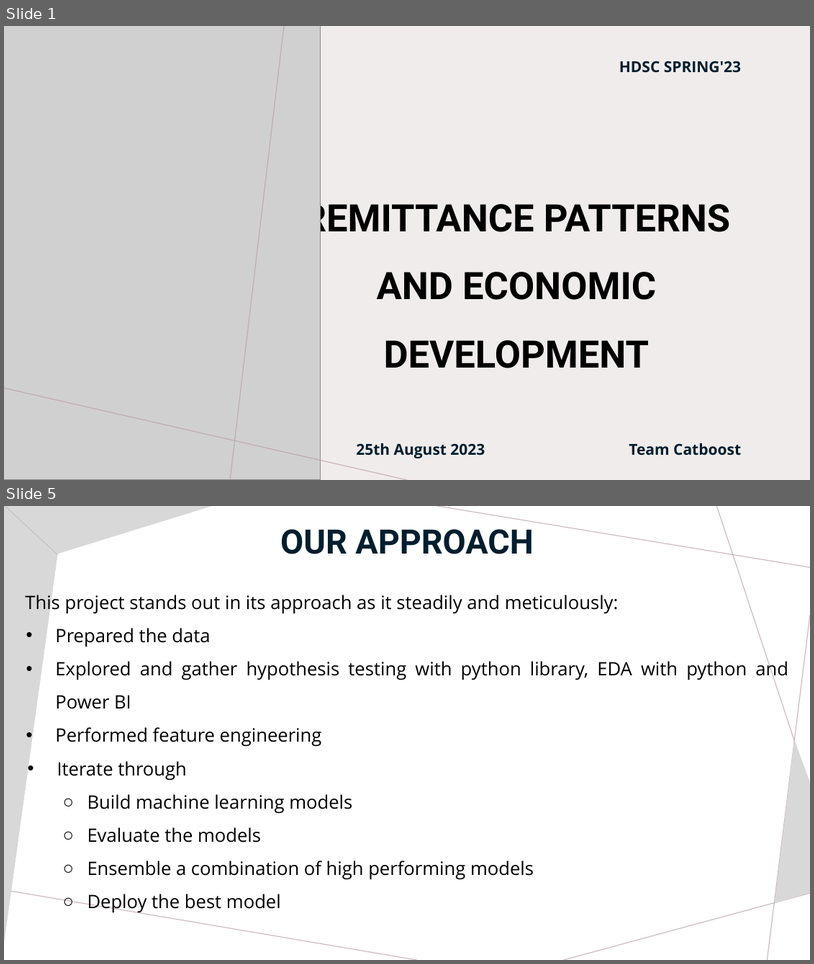
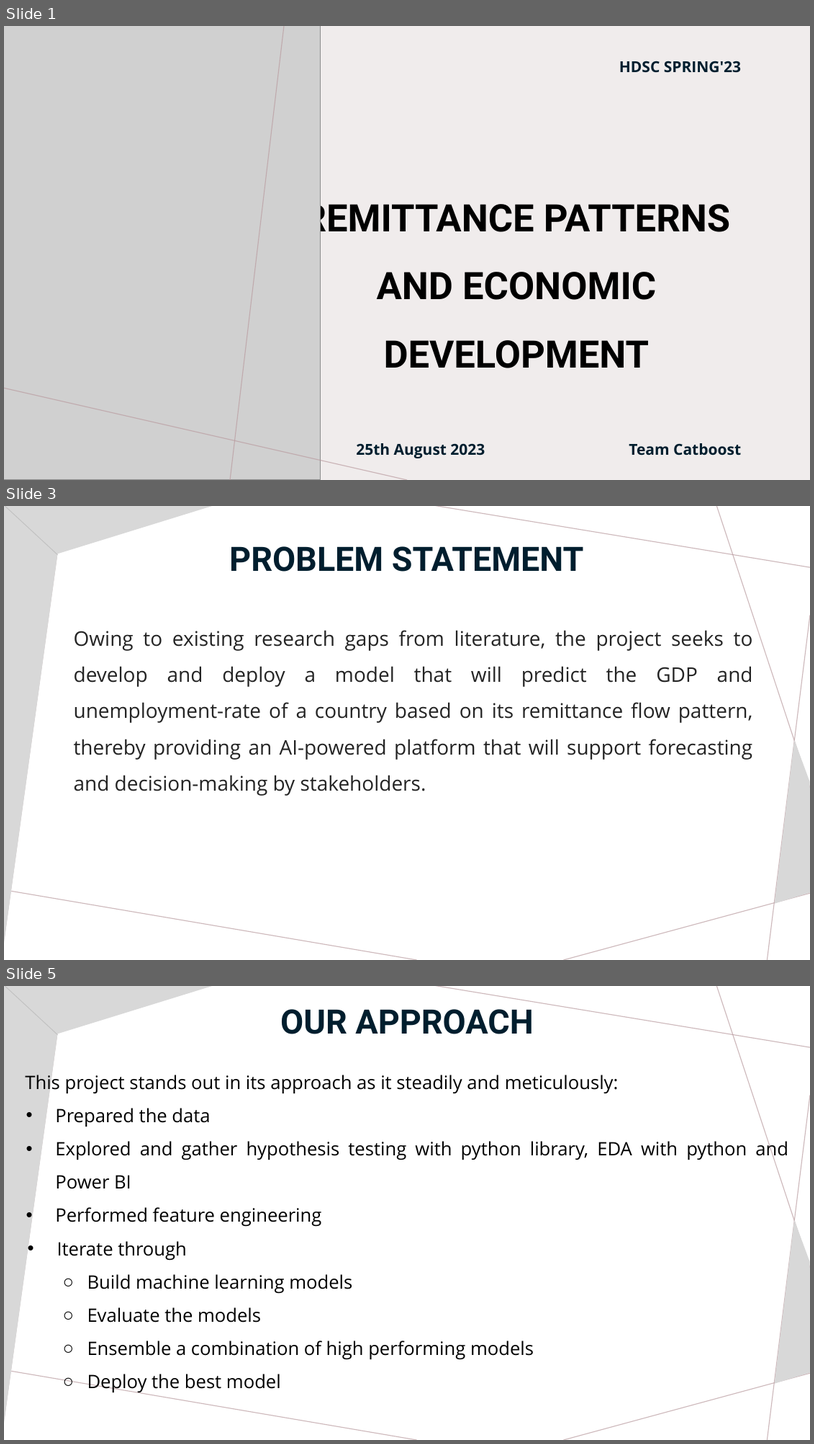
Before and after one commit to MiracleUche123/CatBoost-Team-Project, a slide deck: Presentation Slide Team Catboost.pptx. Shown one above the other, each under a label of ours: slides 1 and 5 before the commit, slides 1, 3 and 5 after it; the slides between them are not shown. The pictures are 814x964 and 814x1444 pixels, drawn with LibreOffice and Linux fonts; fonts in the diff are those of the drawing; grey boxes stand for pictures. Boxes give left, top, right and bottom in pixels: in the first picture for what was removed or moved away, otherwise in the second. Text is boxed around its words. In the diff, an @@ line names an element or a change of style, - is before the commit and + after.

```diff
--- a/Presentation Slide Team Catboost.pptx
+++ b/Presentation Slide Team Catboost.pptx
@@ slide 3 added at [4, 506, 810, 960], background #FFFFFF; not listed: 11 template elements that a slide beside it also shows @@
@@ title added at [229, 546, 584, 572], 40 pt, text #001E2E, bold @@
+PROBLEM STATEMENT
@@ text added at [74, 630, 754, 795], 24 pt, text #242424 @@
+Owing to existing research gaps from literature, the project seeks to develop and deploy a model that will predict the GDP and unemployment-rate of a country based on its remittance flow pattern, thereby providing an AI-powered platform that will support forecasting and decision-making by stakeholders.
```
Also in this commit, not shown: 8 slides changed, 9 other slides added, 5 slides removed.
